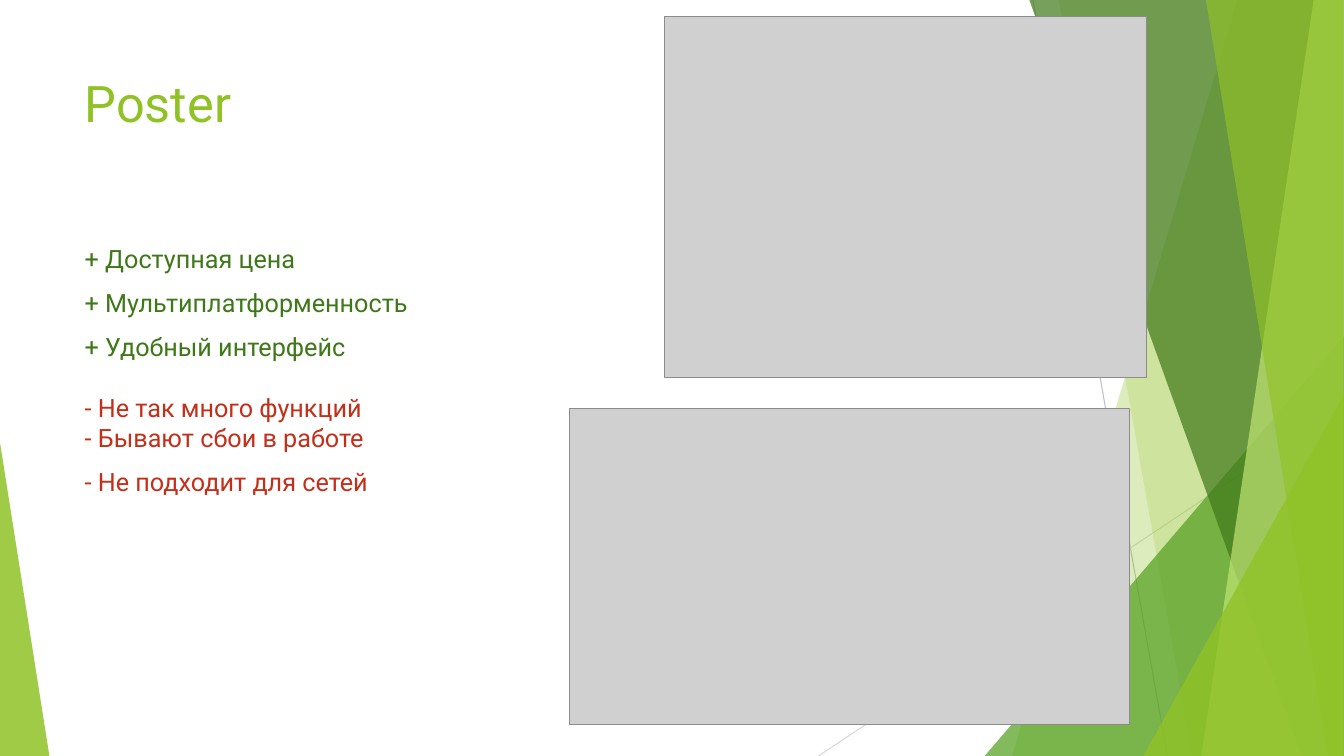
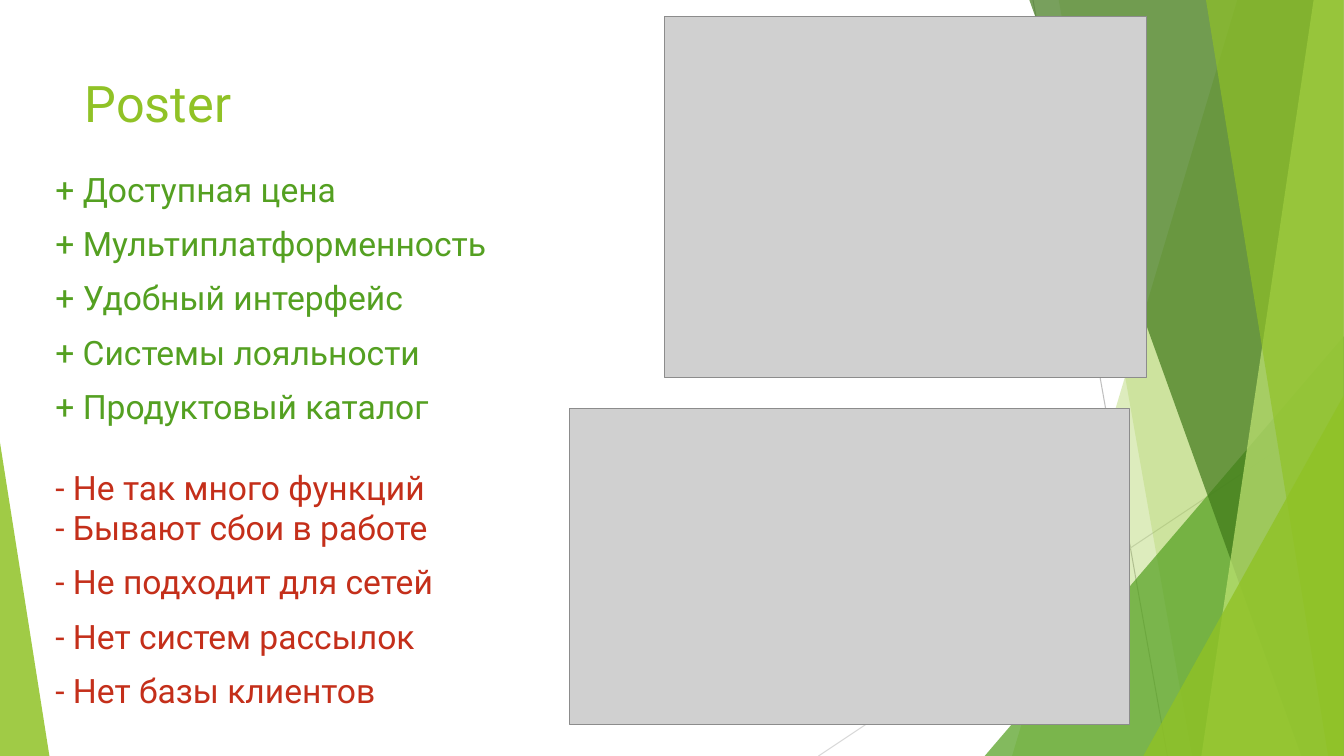
Before and after one commit to Mita57/uni_stuff, a slide deck: slide 3 of Year_2/ТСиСА/CRM.pptx. Drawn at 1344x756 pixels with LibreOffice and Linux fonts; fonts in the diff are those of the drawing; grey boxes stand for pictures. Boxes give left, top, right and bottom in pixels: in the first picture for what was removed or moved away, otherwise in the second. Text is boxed around its words. In the diff, an @@ line names an element or a change of style, - is before the commit and + after.

```diff
--- a/Year_2/ТСиСА/CRM.pptx
+++ b/Year_2/ТСиСА/CRM.pptx
@@ text "+ Доступная цена": place and size @@
-text "+ Доступная цена" at (98, 250, 407, 495)
+text "+ Доступная цена" at (73, 178, 486, 704)
@@ text at (73, 178, 486, 600): size 18 to 24 pt in "+ Доступная цена", "+ Мультиплатформенность", "- Не подходит для сетей"; text colour #3F7819 to #54A021 in "+ Доступная цена", "+ Мультиплатформенность" @@
@@ text at (73, 284, 428, 547): text changed; size 18 to 24 pt; text colour #C42F1A to #54A021 @@
-+ Удобный интерфейс
-- Не так много функций
-- Бывают сбои в работе
++ Удобный интерфейс
++ Системы лояльности
++ Продуктовый каталог
+- Не так много функций
+- Бывают сбои в работе
@@ text at (73, 625, 414, 704): paragraphs added @@
+- Нет систем рассылок
+- Нет базы клиентов
```
Also in this commit, not shown: 3 other slides changed, 2 other files.
